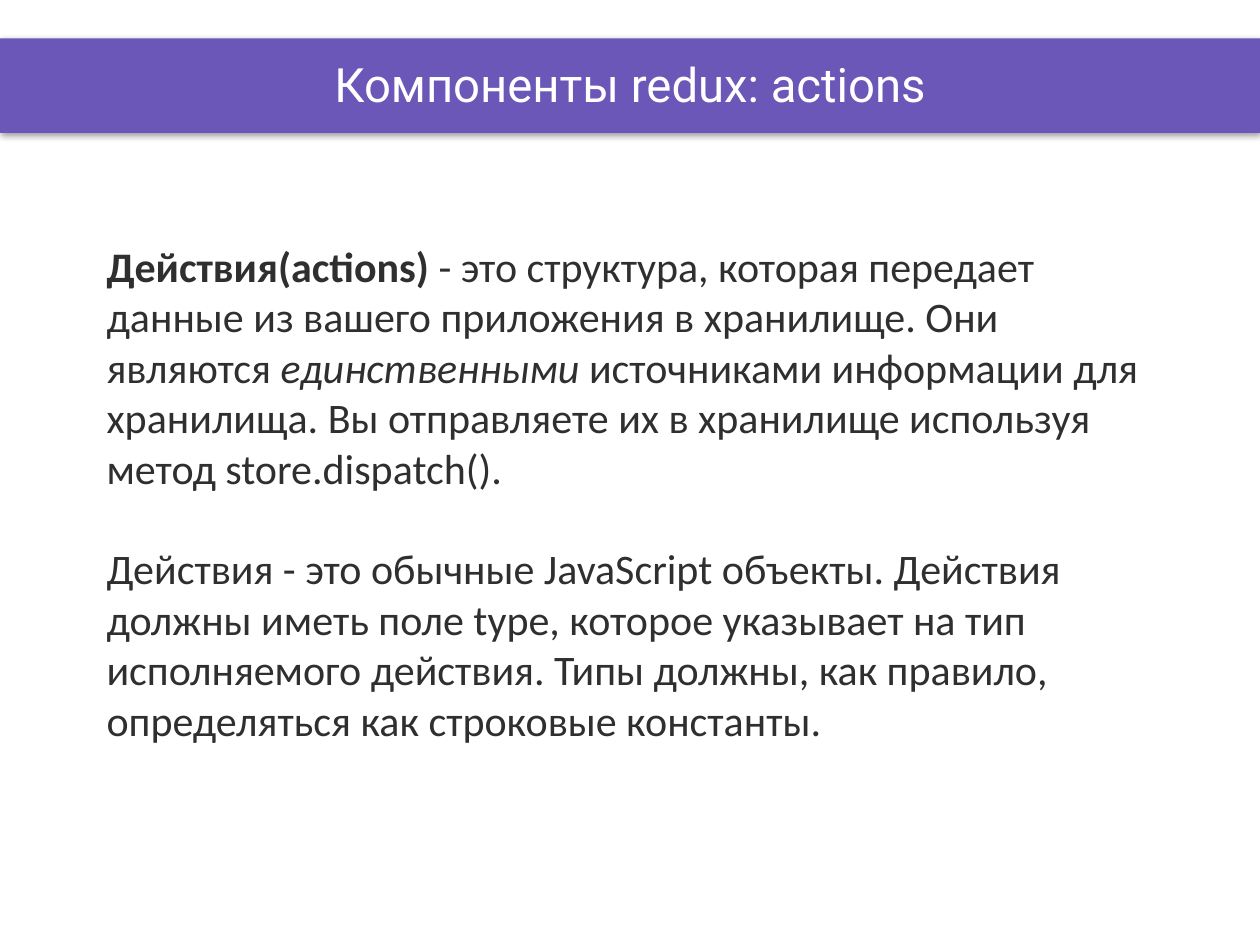
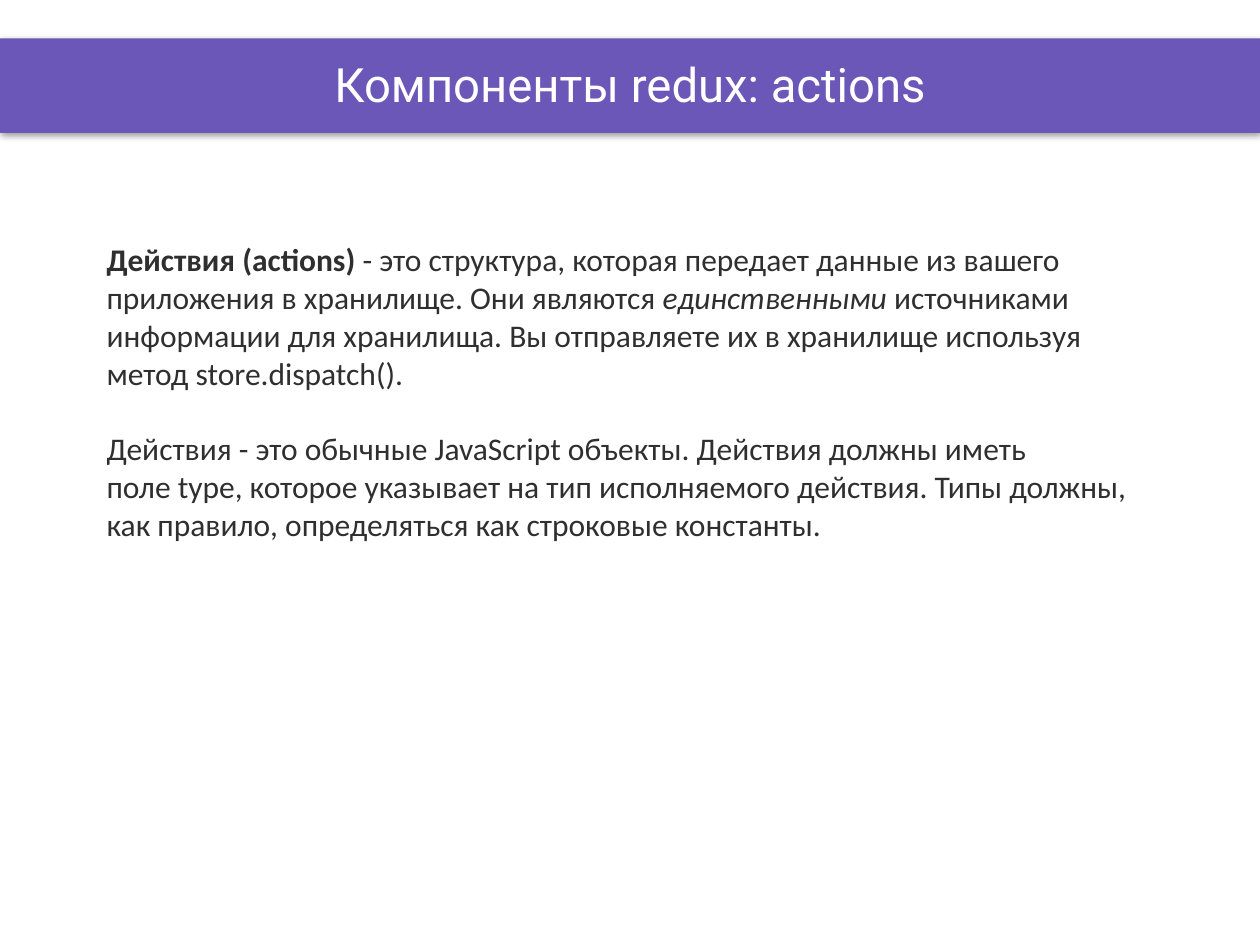
Before and after one commit to DinamickaDevelopment/ignite, a slide deck: slide 5 of ReactJS/lesson_26/Presentation/Redux.pptx (slide 4 before the commit). Drawn at 1260x945 pixels with LibreOffice and Linux fonts; fonts in the diff are those of the drawing; background and template pictures are left out. Boxes give left, top, right and bottom in pixels: in the first picture for what was removed or moved away, otherwise in the second. Text is boxed around its words. In the diff, an @@ line names an element or a change of style, - is before the commit and + after.

```diff
--- a/ReactJS/lesson_26/Presentation/Redux.pptx
+++ b/ReactJS/lesson_26/Presentation/Redux.pptx
@@ text at (107, 248, 1081, 390): text changed; size 24 to 18 pt @@
-Действия(actions) - это структура, которая передает данные из вашего приложения в хранилище. Они являются единственными источниками информации для хранилища. Вы отправляете их в хранилище используя метод store.dispatch().
+Действия (actions) - это структура, которая передает данные из вашего приложения в хранилище. Они являются единственными источниками информации для хранилища. Вы отправляете их в хранилище используя метод store.dispatch().
@@ text at (107, 438, 1126, 541): size 24 to 18 pt in "Действия - это обычные JavaScript объекты. Действия ..." @@
```
Also in this commit, not shown: 3 other slides changed, 49 other files.
